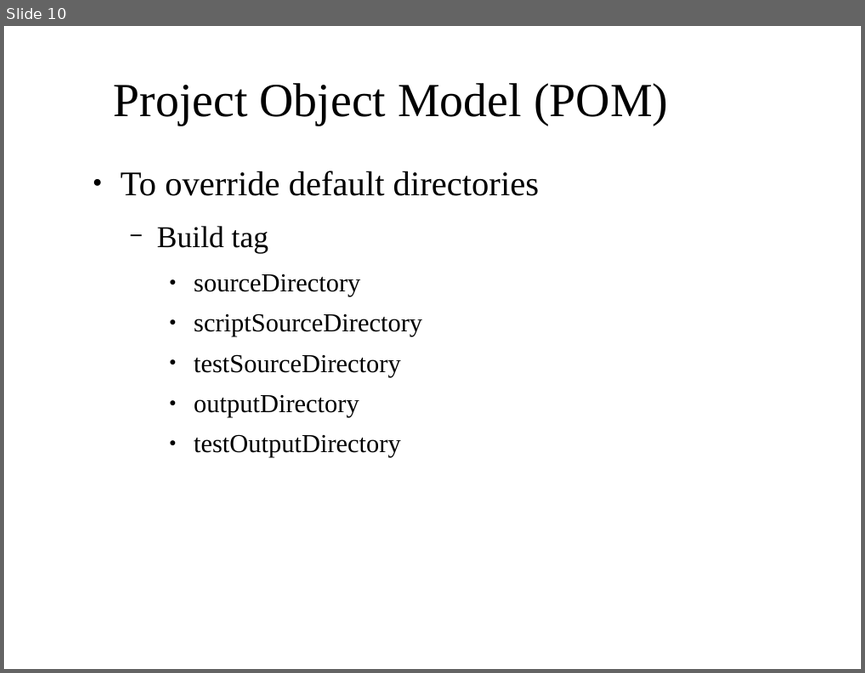
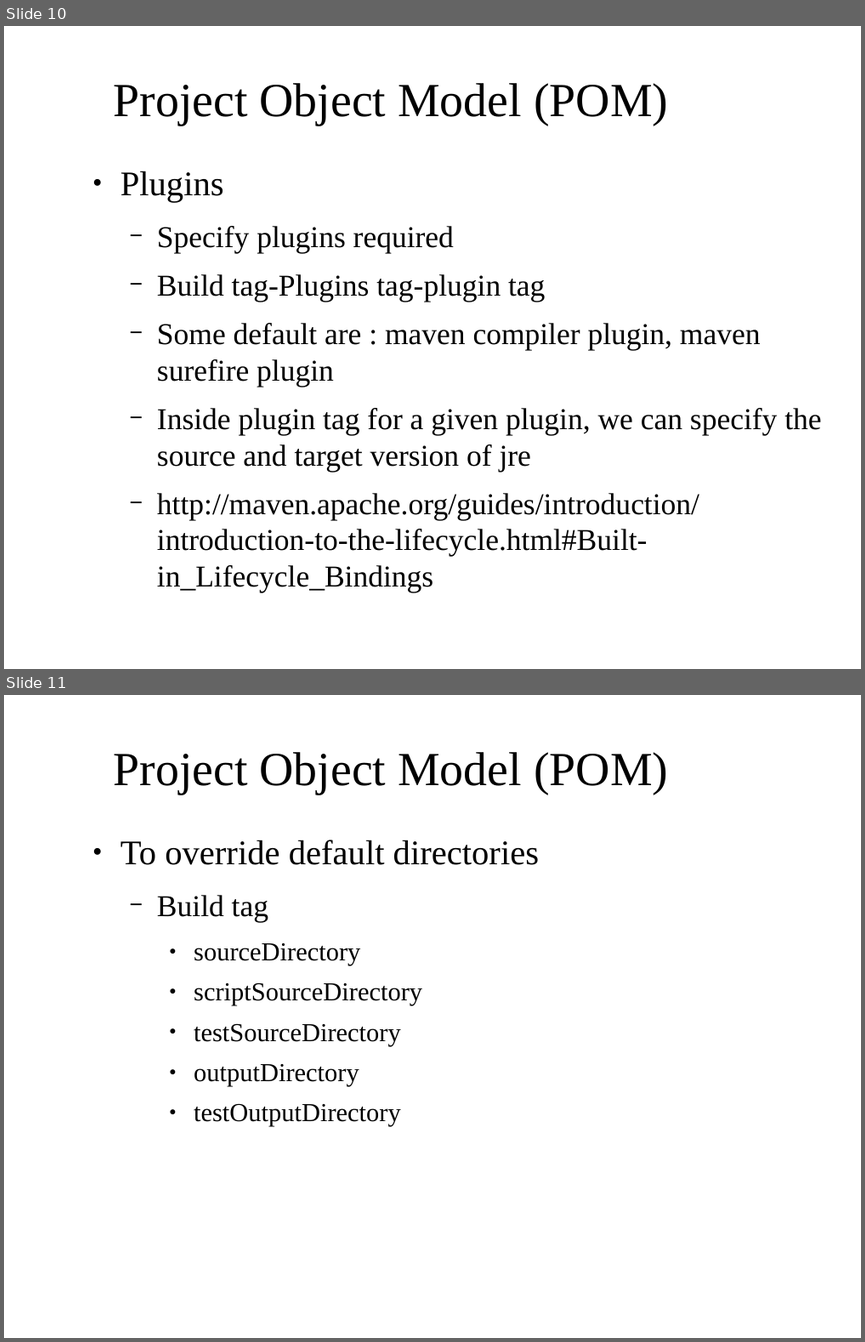
Before and after one commit to shikha-desai/Internship_PreWork, a slide deck: Maven/Maven_Notes.odp. Shown one above the other, each under a label of ours: slide 10 before the commit, slides 10 and 11 after it. The pictures are 865x673 and 865x1342 pixels, drawn with LibreOffice and Linux fonts; fonts in the diff are those of the drawing; background and template pictures are left out. Boxes give left, top, right and bottom in pixels: in the first picture for what was removed or moved away, otherwise in the second. Text is boxed around its words. In the diff, an @@ line names an element or a change of style, - is before the commit and + after.

```diff
--- a/Maven/Maven_Notes.odp
+++ b/Maven/Maven_Notes.odp
@@ slide 10 added at (4,26,861,669), background picture (left out) @@
@@ title added at (113,83,668,125), 44 pt, text #000000 @@
+Project Object Model (POM)
@@ text added at (120,170,821,592), 28 pt, text #000000 @@
+● Plugins
+  − Specify plugins required
+  − Build tag-Plugins tag-plugin tag
+  − Some default are : maven compiler plugin, maven surefire plugin
+  − Inside plugin tag for a given plugin, we can specify the source and target version of jre
+  − http://maven.apache.org/guides/introduction/introduction-to-the-lifecycle.html#Built-in_Lifecycle_Bindings
@@ what was slide 10 is now slide 11 @@
```
Also in this commit, not shown: 1 slide changed, 1 other file.
